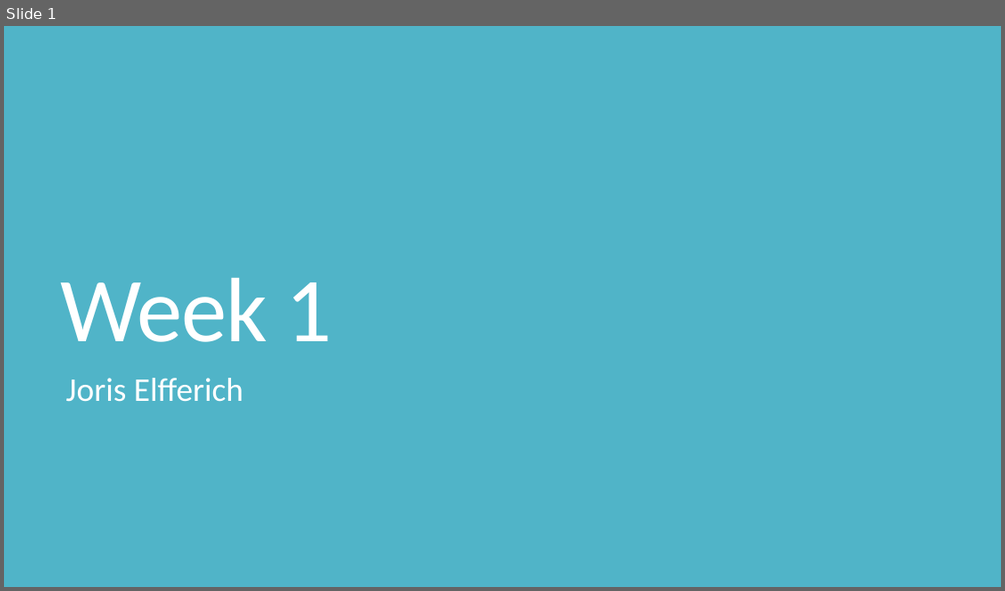
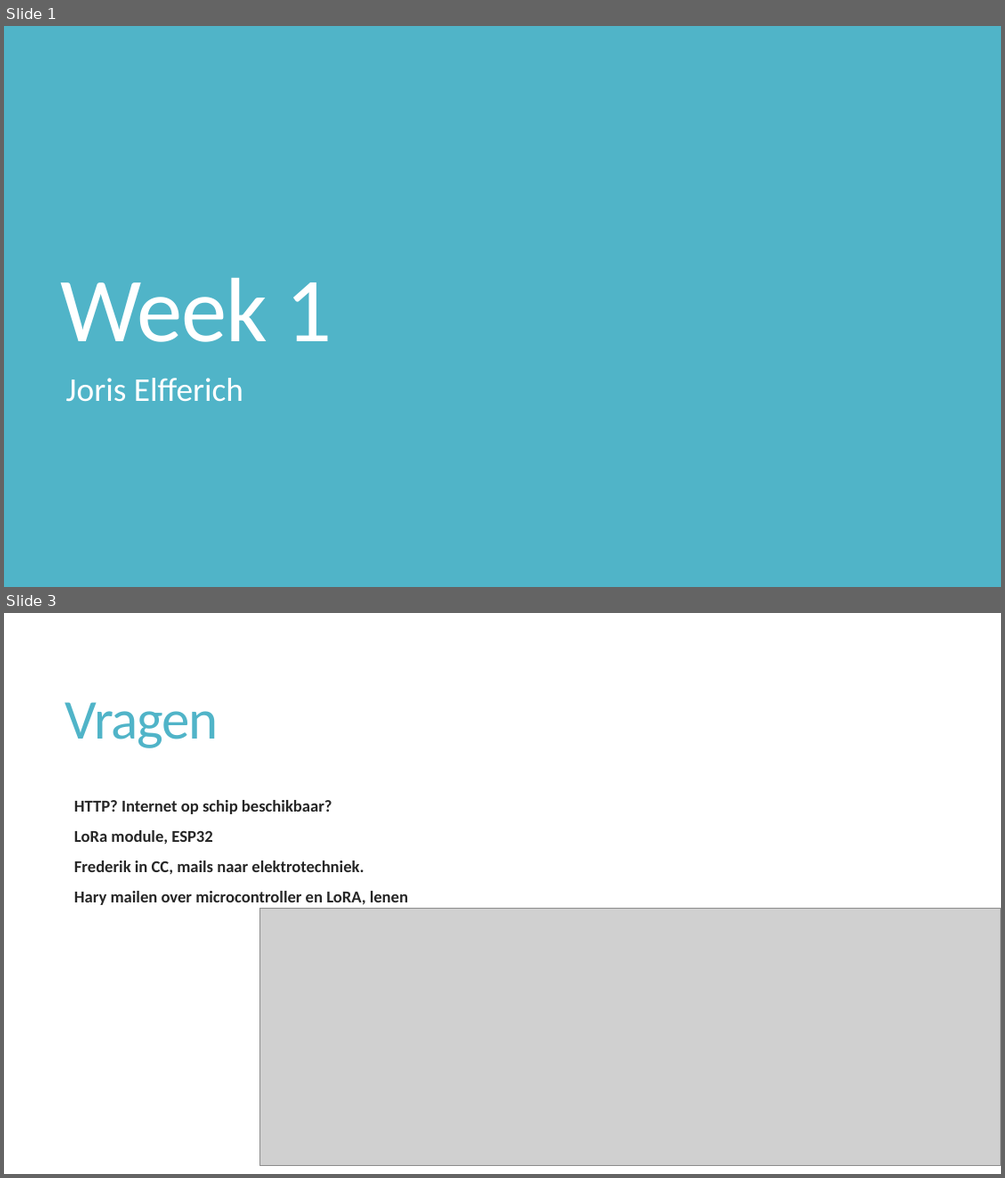
Before and after one commit to idaan300/DIHM, a slide deck: POW2.pptx. Shown one above the other, each under a label of ours: slide 1 before the commit, slides 1 and 3 after it; the slides between them are not shown. The pictures are 1005x591 and 1005x1178 pixels, drawn with LibreOffice and Linux fonts; fonts in the diff are those of the drawing; grey boxes stand for pictures. Boxes give left, top, right and bottom in pixels: in the first picture for what was removed or moved away, otherwise in the second. Text is boxed around its words. In the diff, an @@ line names an element or a change of style, - is before the commit and + after.

```diff
--- a/POW2.pptx
+++ b/POW2.pptx
@@ slide 3 added at <box>4,613,1001,1174</box>, background #FFFFFF @@
@@ title added at <box>65,702,218,748</box>, 54 pt, text #50B4C8 @@
+Vragen
@@ text added at <box>74,800,408,905</box>, 16 pt, text #262626, bold @@
+HTTP? Internet op schip beschikbaar?
+  LoRa module, ESP32
+  Frederik in CC, mails naar elektrotechniek.
+  Hary mailen over microcontroller en LoRA, lenen
@@ picture added at <box>259,908,1001,1166</box> @@
```
Also in this commit, not shown: 1 slide changed, 1 slide removed, 8 other files.
